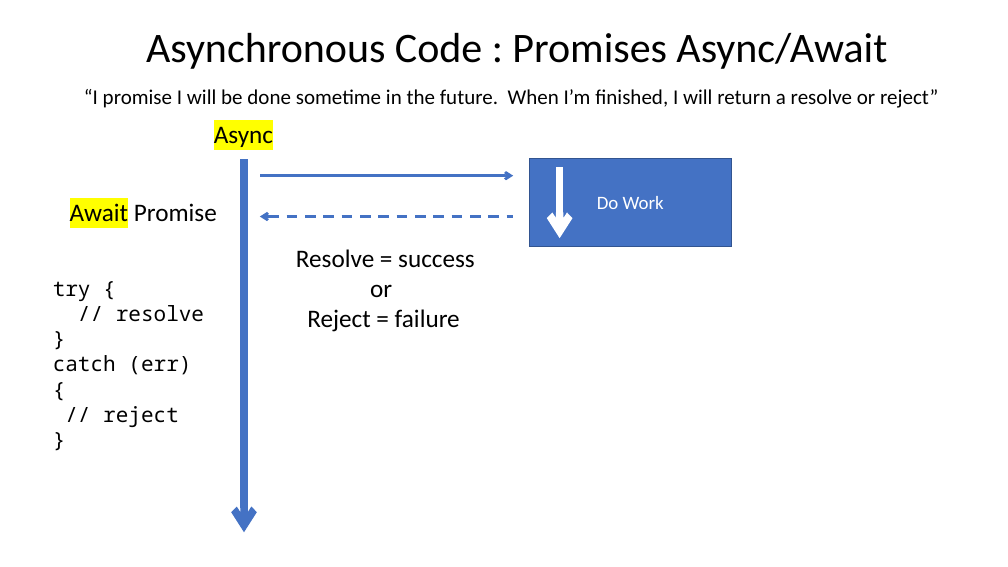
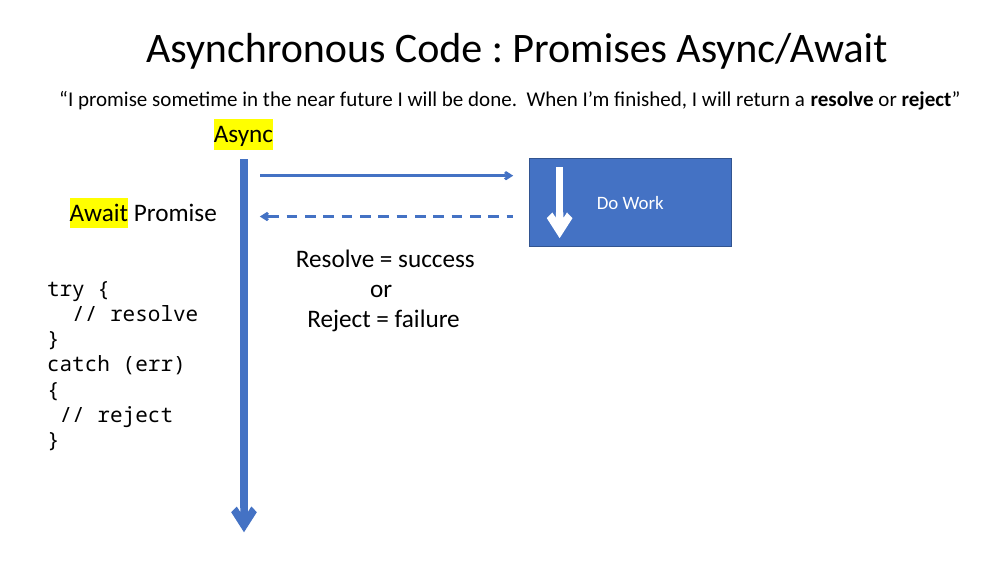
Before and after one commit to Cup-Of-JavaScript/javascript-promises, a slide deck: slide 4 of docs/JavaScript-Promises-Async-Code.pptx. Drawn at 1008x567 pixels with LibreOffice and Linux fonts; fonts in the diff are those of the drawing. Boxes give left, top, right and bottom in pixels: in the first picture for what was removed or moved away, otherwise in the second. Text is boxed around its words. In the diff, an @@ line names an element or a change of style, - is before the commit and + after.

```diff
--- a/docs/JavaScript-Promises-Async-Code.pptx
+++ b/docs/JavaScript-Promises-Async-Code.pptx
@@ text at [59,91,961,110]: text changed @@
-“I promise I will be done sometime in the future. When I’m finished, I will return a resolve or reject”
+“I promise sometime in the near future I will be done. When I’m finished, I will return a resolve or reject”
@@ text "try {": place and size @@
-text "try {" at [53,281,204,427]
+text "try {" at [47,281,198,427]
```
Also in this commit, not shown: 1 other slide changed, 4 other files.
